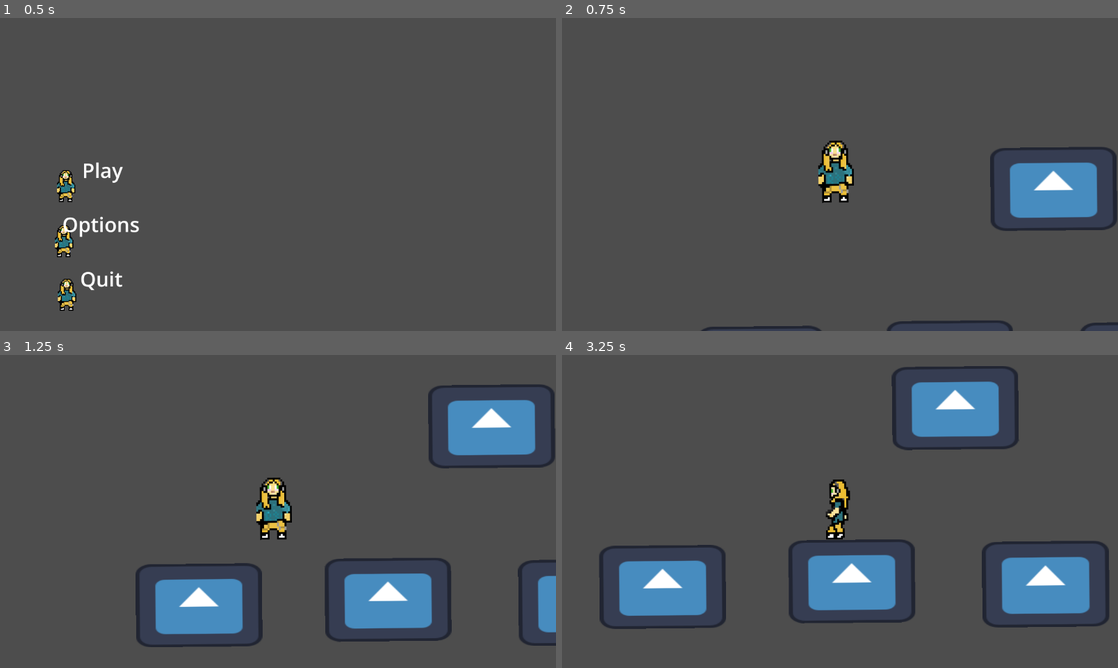
Above: before the commit, frames 1-4 (two rows, left to right).
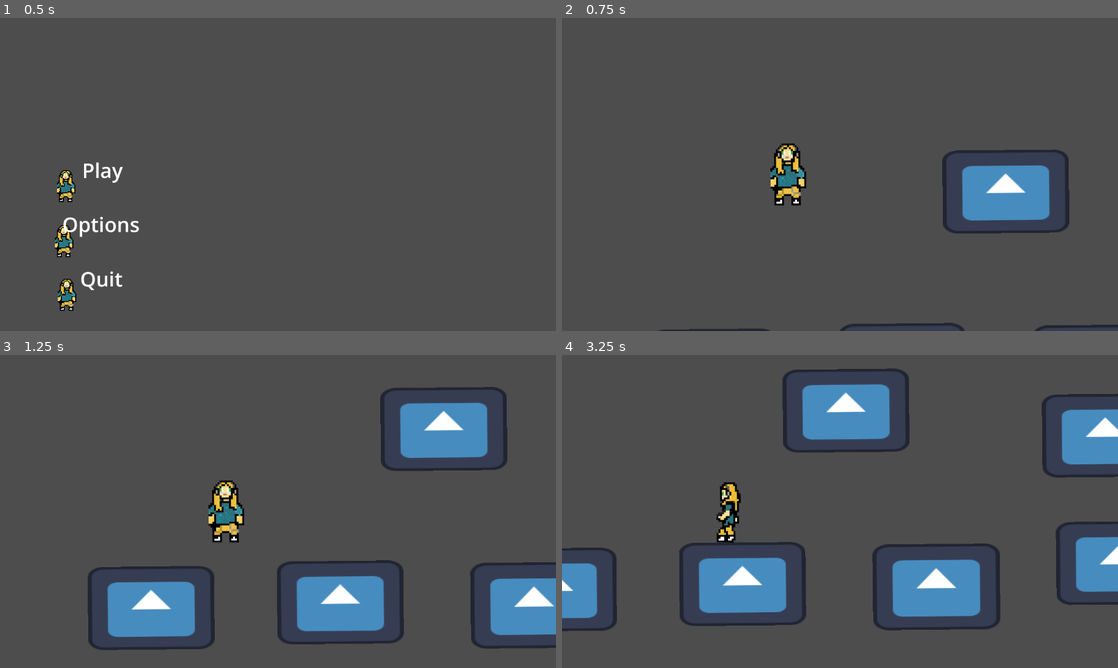
Above: after the commit, the same moments.

Repository: TalesMarc/AngelaCultoRepository
Game: Godot game, scene res://inicio.tscn
The game is run twice, just before and just after one commit, with the same random seed, the same clock (stepped at 60 frames per second) and the same inputs. The engine's default icon, where the game draws it, is replaced by a stand-in: a white triangle on a blue panel in a dark square.
Inputs:
- Up to frame 1 (0.5 s): no input
- Up to frame 2 (0.75 s): click "Play" at 0.5 s
- Up to frame 3 (1.25 s): no input
- Up to frame 4 (3.25 s): hold D (move_right) 1.28-2.78 s; tap Space (jump) at 1.52, 2.27 s; hold A (move_left) from 2.78 s (still down)

Frame 1 is identical in both runs. In frame 2, 7.1% of the frame differs, in the area x 17-100%, y 39-100%; in frame 3, 17%; in frame 4, 29%, in the area x 0-100%, y 3-89%.

Commit message:
Atualização automática do projeto

Diff:
--- a/node_2d.tscn
+++ b/node_2d.tscn
@@ -111,15 +111,13 @@
 shape = SubResource("RectangleShape2D_epypp")
 
 [node name="Camera2D" type="Camera2D" parent="CharacterBody2D2"]
-position = Vector2(-881.098, -602.802)
+position = Vector2(-74.0533, -199.783)
 offset = Vector2(300, 300)
-anchor_mode = 0
 zoom = Vector2(0.97, 0.97)
 drag_horizontal_enabled = true
 drag_vertical_enabled = true
 drag_horizontal_offset = -1.0
 drag_vertical_offset = -1.0
-drag_right_margin = 0.39
 
 [node name="AnimatedSprite2D" type="AnimatedSprite2D" parent="CharacterBody2D2"]
 sprite_frames = SubResource("SpriteFrames_2hxjc")
